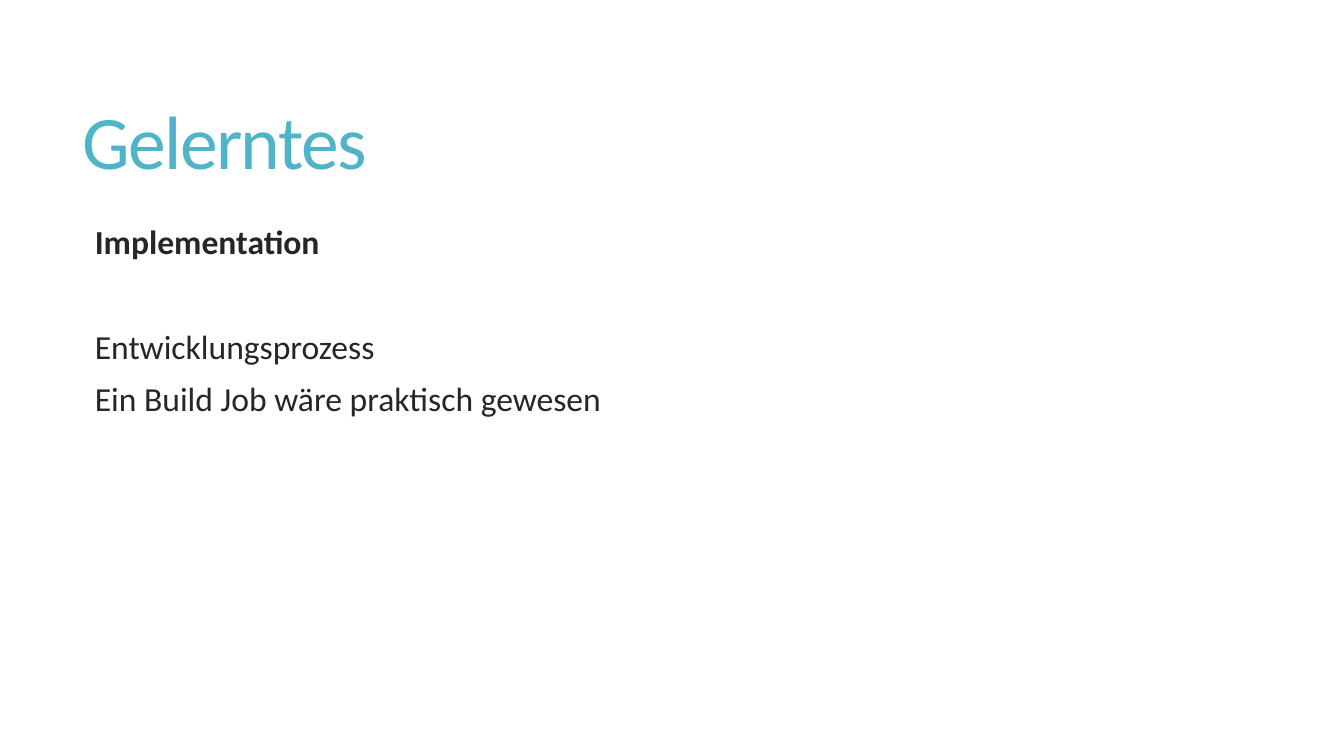
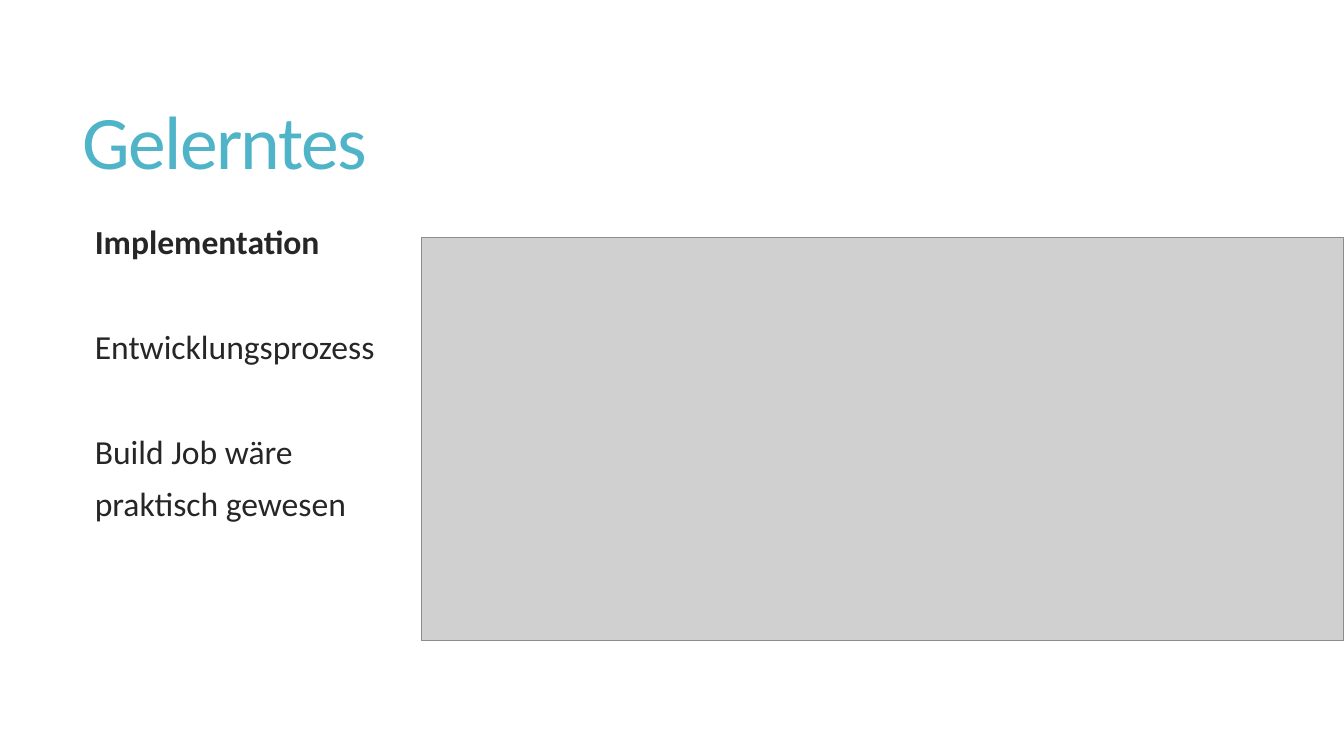
Before and after one commit to wirtj1/relatives, a slide deck: slide 19 of Orange/doc/CS01/task14/FinalPresentation.pptx (slide 21 before the commit). Drawn at 1344x756 pixels with LibreOffice and Linux fonts; fonts in the diff are those of the drawing; grey boxes stand for pictures. Boxes give left, top, right and bottom in pixels: in the first picture for what was removed or moved away, otherwise in the second. Text is boxed around its words. In the diff, an @@ line names an element or a change of style, - is before the commit and + after.

```diff
--- a/Orange/doc/CS01/task14/FinalPresentation.pptx
+++ b/Orange/doc/CS01/task14/FinalPresentation.pptx
@@ picture added at bbox=[421, 238, 1344, 640] @@
@@ text at bbox=[95, 440, 346, 522]: text changed @@
-  Ein Build Job wäre praktisch gewesen
+  Build Job wäre
+  praktisch gewesen
```
Also in this commit, not shown: 5 other slides changed, 2 slides removed.
